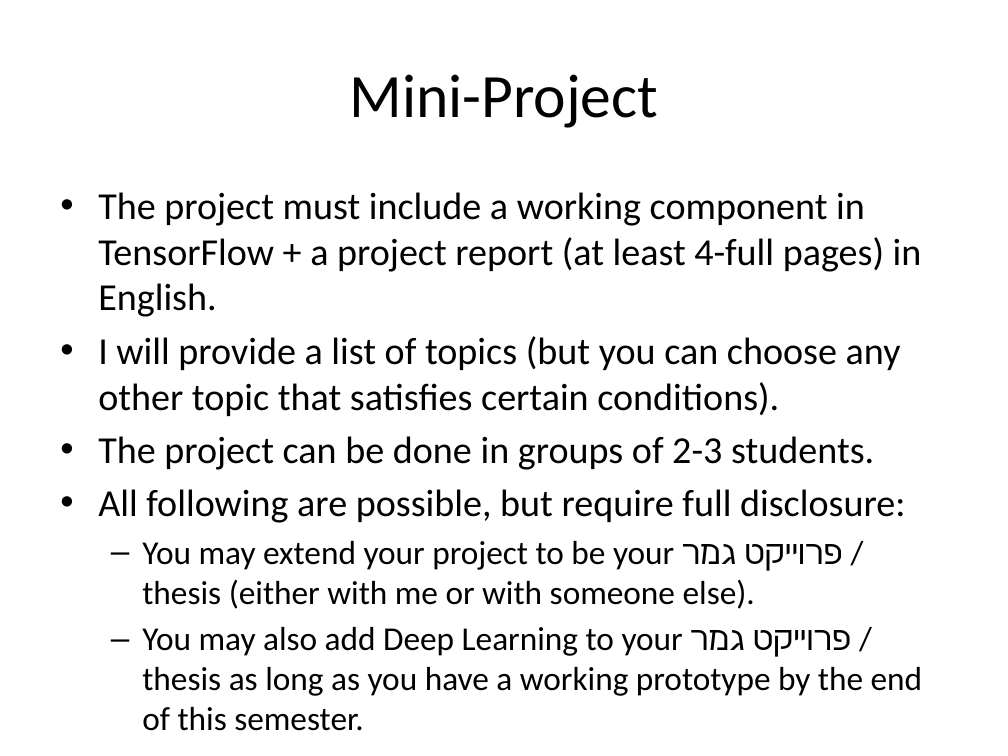
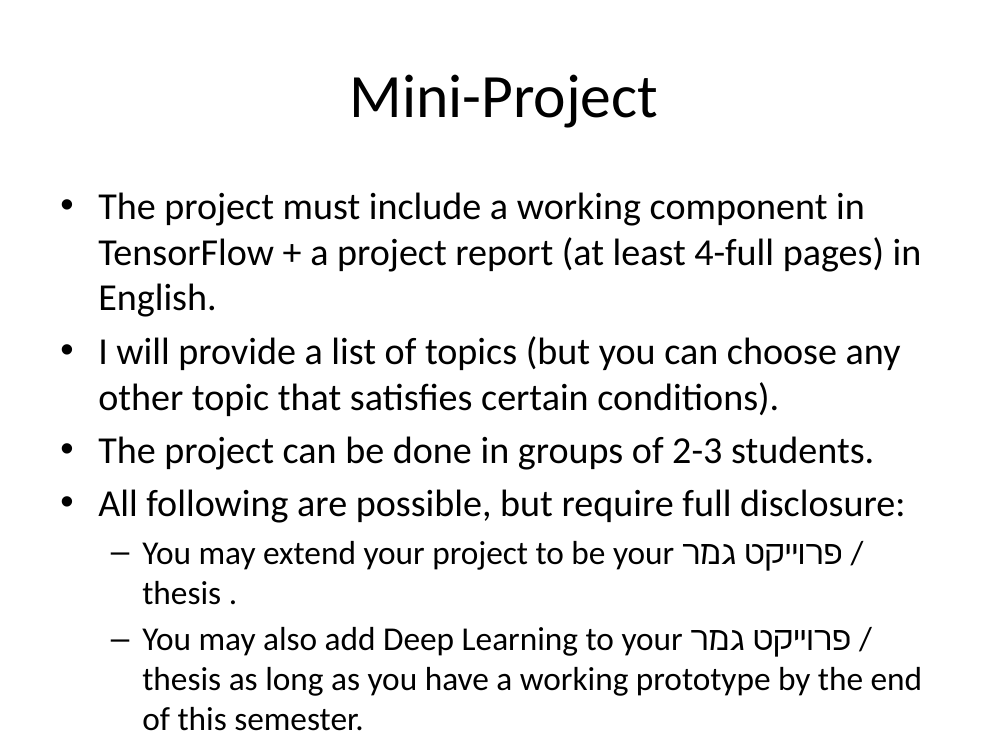
Before and after one commit to kggold4/computer-science-B.Sc-materials, a slide deck: slide 6 of year 3/Deep learning and Natural Language Processing/Lectures/1-Introduction.pptx. Drawn at 1008x756 pixels with LibreOffice and Linux fonts; fonts in the diff are those of the drawing. Boxes give left, top, right and bottom in pixels: in the first picture for what was removed or moved away, otherwise in the second. Text is boxed around its words. In the diff, an @@ line names an element or a change of style, - is before the commit and + after.

```diff
--- a/year 3/Deep learning and Natural Language Processing/Lectures/1-Introduction.pptx
+++ b/year 3/Deep learning and Natural Language Processing/Lectures/1-Introduction.pptx
@@ text at <box>142,541,842,605</box>: text changed @@
-  – You may extend your project to be your פרוייקט גמר / thesis (either with me or with someone else).
+  – You may extend your project to be your פרוייקט גמר / thesis .
```
Also in this commit, not shown: 10 other slides changed, 5 other files.
